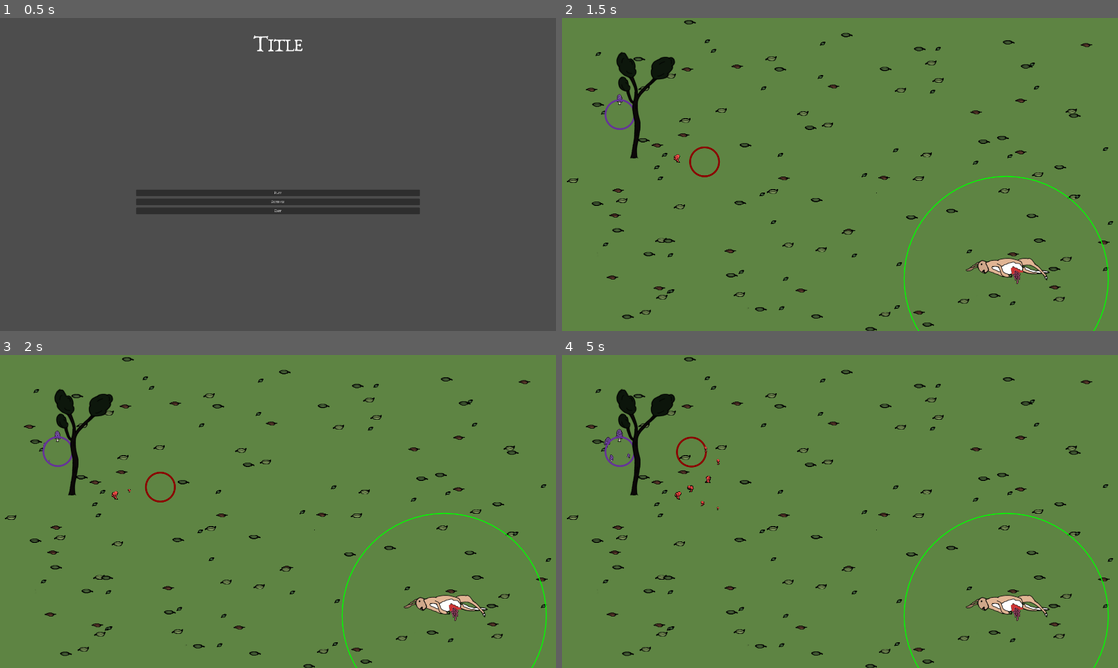
Above: before the commit, frames 1-4 (two rows, left to right).
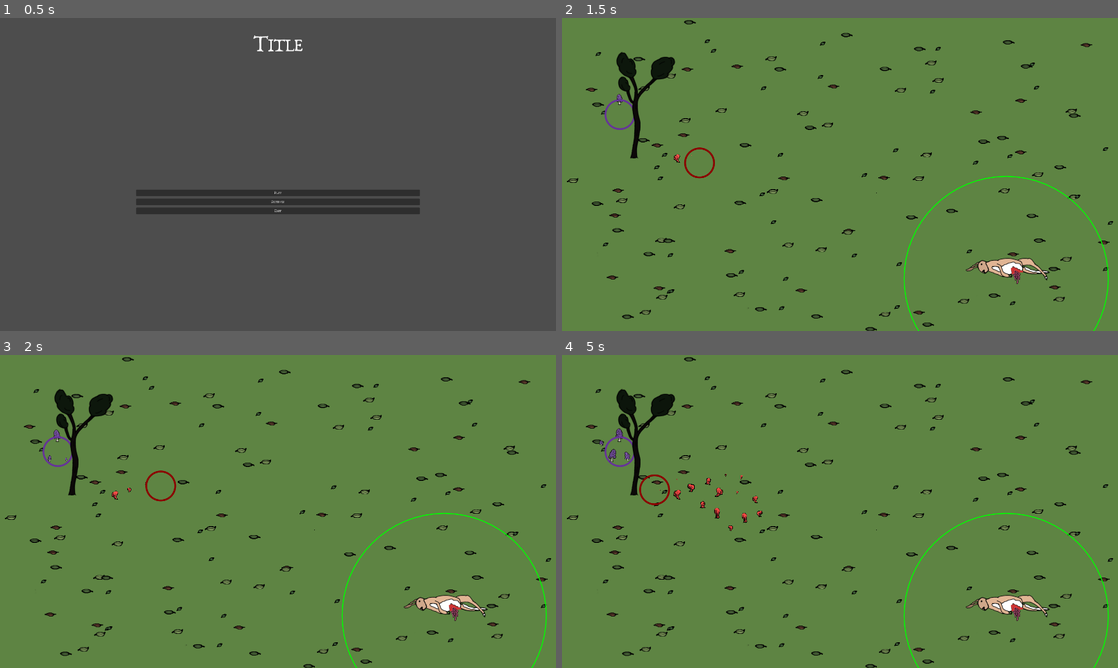
Above: after the commit, the same moments.

Repository: carcinizer/slavic-2025
Game: Godot game, scene res://scenes/main_menu.tscn
Same seed, same stepped clock (60 frames per second), same inputs: the game is played once before the commit and once after it.
Inputs:
- Up to frame 1 (0.5 s): no input
- Up to frame 2 (1.5 s): click "Play" at 0.5 s; tap Enter at 1.25 s; hold Right (right1) from 1.28 s (still down); tap S (down2) at 1.35 s
- Up to frame 3 (2 s): keep holding Right (right1)
- Up to frame 4 (5 s): release Right (right1) at 2.03 s; hold Down (down1) 2.03-2.78 s; tap one key every 0.75 s from 2.1 s: A (left2) D (right2) W (up2) S (down2); hold Right (right1) 2.78-3.53 s; hold Up (up1) 3.53-4.28 s; hold Left (left1) from 4.28 s (still down)

Frame 1 is identical in both runs. In frame 2, 0.2% of the frame differs, in the area x 9-29%, y 24-52%; in frame 3, 0.2%; in frame 4, 0.6%, in the area x 6-37%, y 23-57%.

Commit message:
remove hp_start_exploding, do some mushroom cleanup

Diff:
--- a/src/cursor.gd
+++ b/src/cursor.gd
@@ -69,12 +69,12 @@
 	if nearby_mushrooms.size() == 0:
 		return
 
-	var growth_factor := growth_speed/nearby_mushrooms.size()
+	var growth_factor := growth_speed * remap(nearby_mushrooms.size(), 0, 10, 1, 0.5)
 	for mushroom in nearby_mushrooms:
-		if mushroom.hp > mushroom.hp_start_exploding:
-			growth_factor *= .05
+		if mushroom.hp > mushroom.max_growth:
+			growth_factor *= .1
 		mushroom.hp += growth_factor * delta
-		if mushroom.hp > mushroom.hp_start_exploding:
+		if mushroom.hp > mushroom.max_growth:
 			if try_spawn_mushroom():
 				mushroom.hp -= starting_hp
 			#else:
--- a/src/mushroom.gd
+++ b/src/mushroom.gd
@@ -5,7 +5,6 @@
 @export var hp := 20.0
 ## Treshold to which the mushrom will decay if grown beyond it
 @export var max_growth := 100.0
-@export var hp_start_exploding := 100
 @export var max_hp := 150.0
 ## HP/s lost if hp > max_growth
 @export var overgrowth_decay_speed := 0
@@ -95,8 +94,7 @@
 	if abs(rotation - target_rotation) < rotation_threshold:
 		target_rotation = randfn(0, 0.2) * (hp/max_hp) # ca. 11 deg std deviation
 
-	var lerp_speed = (hp - hp_start_exploding) / (max_hp - hp_start_exploding) if hp > hp_start_exploding else 0.1
-	rotation = lerp(rotation, target_rotation, abs(prev_hp-hp) * lerp_speed)
+	rotation = lerp(rotation, target_rotation, abs(prev_hp-hp) * 0.1)
 
 	prev_hp = hp
 	#if should_check_for_connections:
@@ -112,8 +110,9 @@
 	else:
 		my_lifeline = null
 
+	var skew_amplitude = remap(hp, max_growth, max_hp, 5, 70) if hp > max_growth else 5.0
+	$Sprite.skew = deg_to_rad(sin(time_since_spawn / 30) * skew_amplitude) if latest_pulse % 30 > 15 else 0.0
 	modulate = Color.WHITE.darkened(0.1 * sin(latest_pulse * 0.05))
-	$Sprite.skew = deg_to_rad(sin(time_since_spawn / 15) * 15) if latest_pulse % 30 > 15 else 0.0
 
 	## Overgrowing
 	if hp >= max_hp:
